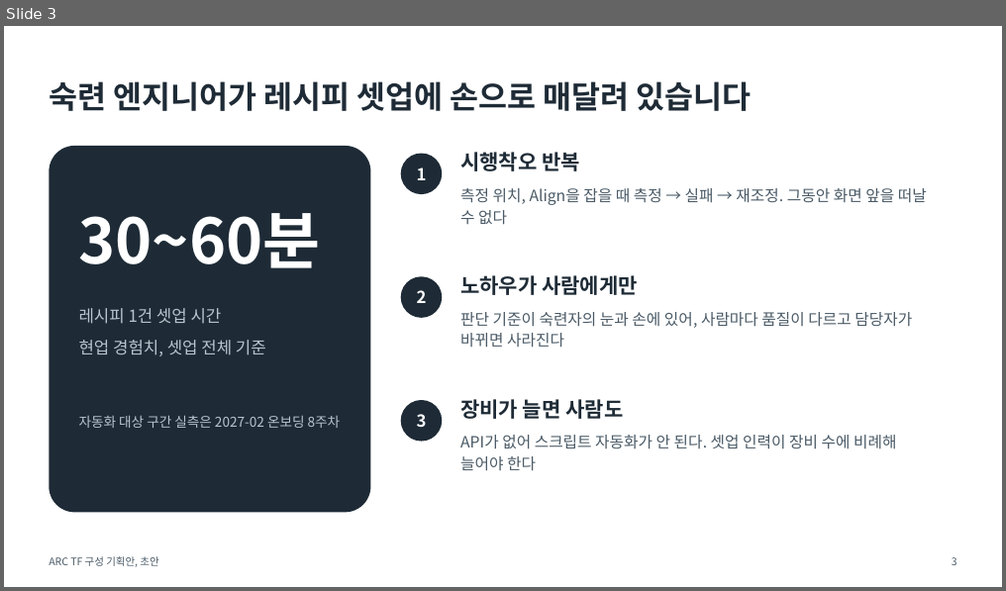
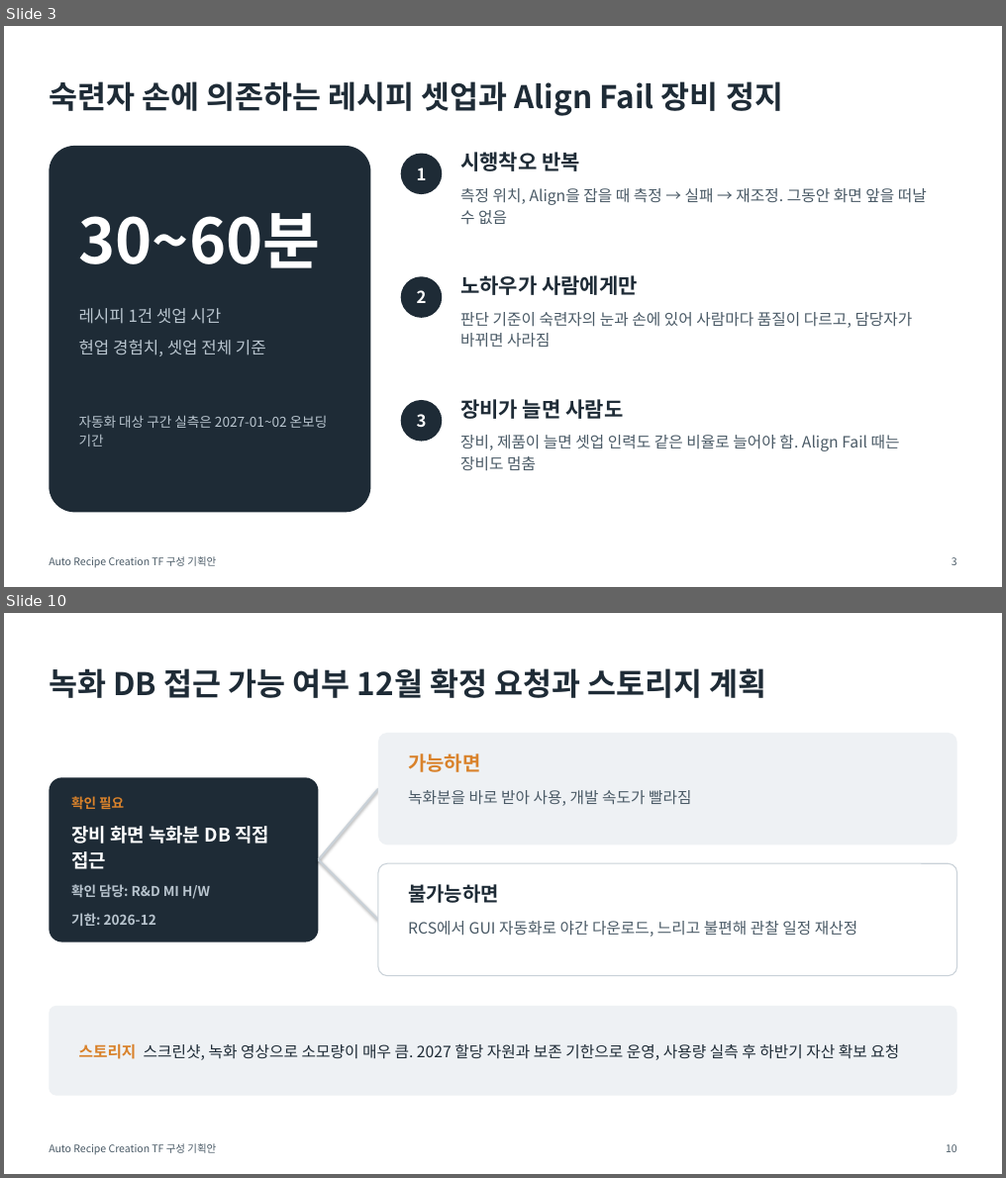
Before and after one commit to DarrenKoi/pm_notes, a slide deck: my-task/arc-tf/deliverables/arc-tf-proposal.pptx. Shown one above the other, each under a label of ours: slide 3 before the commit, slides 3 and 10 after it; the slides between them are not shown. The pictures are 1006x591 and 1006x1178 pixels, drawn with LibreOffice and Linux fonts; fonts in the diff are those of the drawing. Boxes give left, top, right and bottom in pixels: in the first picture for what was removed or moved away, otherwise in the second. Text is boxed around its words. In the diff, an @@ line names an element or a change of style, - is before the commit and + after.

```diff
--- a/my-task/arc-tf/deliverables/arc-tf-proposal.pptx
+++ b/my-task/arc-tf/deliverables/arc-tf-proposal.pptx
@@ slide 10 added at (4, 613, 1002, 1174), background #FFFFFF @@
@@ text added at (49, 668, 766, 698), 30 pt, text #1E2B36, bold @@
+녹화 DB 접근 가능 여부 12월 확정 요청과 스토리지 계획
@@ rounded rectangle added at (378, 733, 957, 845), fill #EEF1F4 @@
@@ text added at (408, 754, 480, 772), 19 pt, text #D9822B, bold @@
+가능하면
@@ rounded rectangle added at (49, 777, 319, 943), fill #1E2B36 @@
@@ line added from (319, 861) to (378, 789), #C9D1D8 2 pt @@
@@ text added at (408, 790, 691, 806), 15 pt, text #4A5A66 @@
+녹화분을 바로 받아 사용, 개발 속도가 빨라짐
@@ text added at (71, 796, 269, 926), 13 pt, text #B8C4CE, bold @@
+확인 필요
+장비 화면 녹화분 DB 직접 접근
+확인 담당: R&D MI H/W
+기한: 2026-12
@@ line added from (319, 861) to (378, 920), #C9D1D8 2 pt @@
@@ rounded rectangle added at (378, 863, 957, 976), fill #FFFFFF, outline #C9D1D8 1 pt @@
@@ text added at (408, 884, 499, 903), 19 pt, text #1E2B36, bold @@
+불가능하면
@@ text added at (408, 921, 858, 937), 15 pt, text #4A5A66 @@
+RCS에서 GUI 자동화로 야간 다운로드, 느리고 불편해 관찰 일정 재산정
@@ rounded rectangle added at (49, 1006, 957, 1096), fill #EEF1F4 @@
@@ text added at (79, 1044, 899, 1060), 15 pt, text #1E2B36 @@
+스토리지 스크린샷, 녹화 영상으로 소모량이 매우 큼. 2027 할당 자원과 보존 기한으로 운영, 사용량 실측 후 하반기 자산 확보 요청
@@ text added at (49, 1144, 216, 1156), 10 pt, text #4A5A66 @@
+Auto Recipe Creation TF 구성 기획안
@@ text added at (945, 1145, 957, 1153), 10 pt, text #4A5A66 @@
+10
@@ slide 3 changed as well @@
@@ text at (49, 81, 783, 116): text changed @@
-숙련 엔지니어가 레시피 셋업에 손으로 매달려 있습니다
+숙련자 손에 의존하는 레시피 셋업과 Align Fail 장비 정지
@@ text at (460, 188, 927, 224): text changed @@
-측정 위치, Align을 잡을 때 측정 → 실패 → 재조정. 그동안 화면 앞을 떠날 수 없다
+측정 위치, Align을 잡을 때 측정 → 실패 → 재조정. 그동안 화면 앞을 떠날 수 없음
@@ text at (460, 312, 913, 348): text changed @@
-판단 기준이 숙련자의 눈과 손에 있어, 사람마다 품질이 다르고 담당자가 바뀌면 사라진다
+판단 기준이 숙련자의 눈과 손에 있어 사람마다 품질이 다르고, 담당자가 바뀌면 사라짐
@@ text at (79, 415, 328, 447): text changed @@
-자동화 대상 구간 실측은 2027-02 온보딩 8주차
+자동화 대상 구간 실측은 2027-01~02 온보딩 기간
@@ text at (460, 435, 900, 472): text changed @@
-API가 없어 스크립트 자동화가 안 된다. 셋업 인력이 장비 수에 비례해 늘어야 한다
+장비, 제품이 늘면 셋업 인력도 같은 비율로 늘어야 함. Align Fail 때는 장비도 멈춤
@@ text at (49, 557, 216, 569): text changed @@
-ARC TF 구성 기획안, 초안
+Auto Recipe Creation TF 구성 기획안
```
Also in this commit, not shown: 6 other slides changed, 5 other slides added, 4 slides removed, 12 other files.
